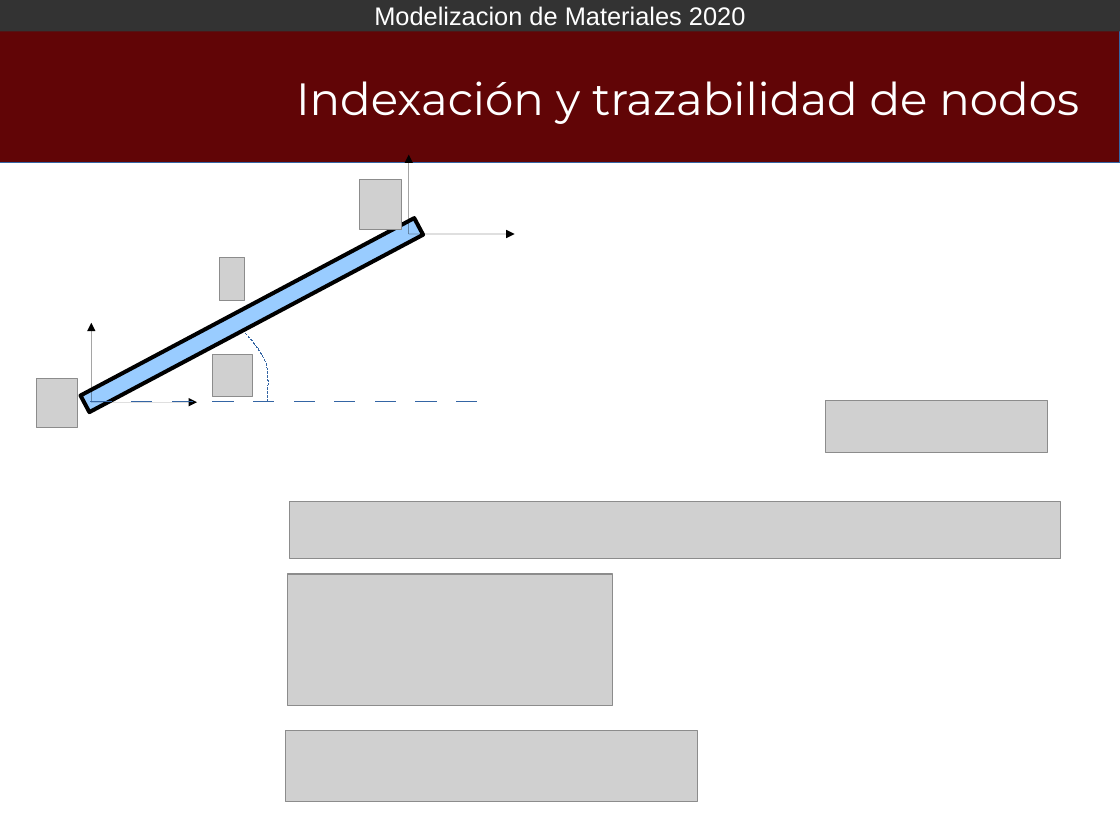
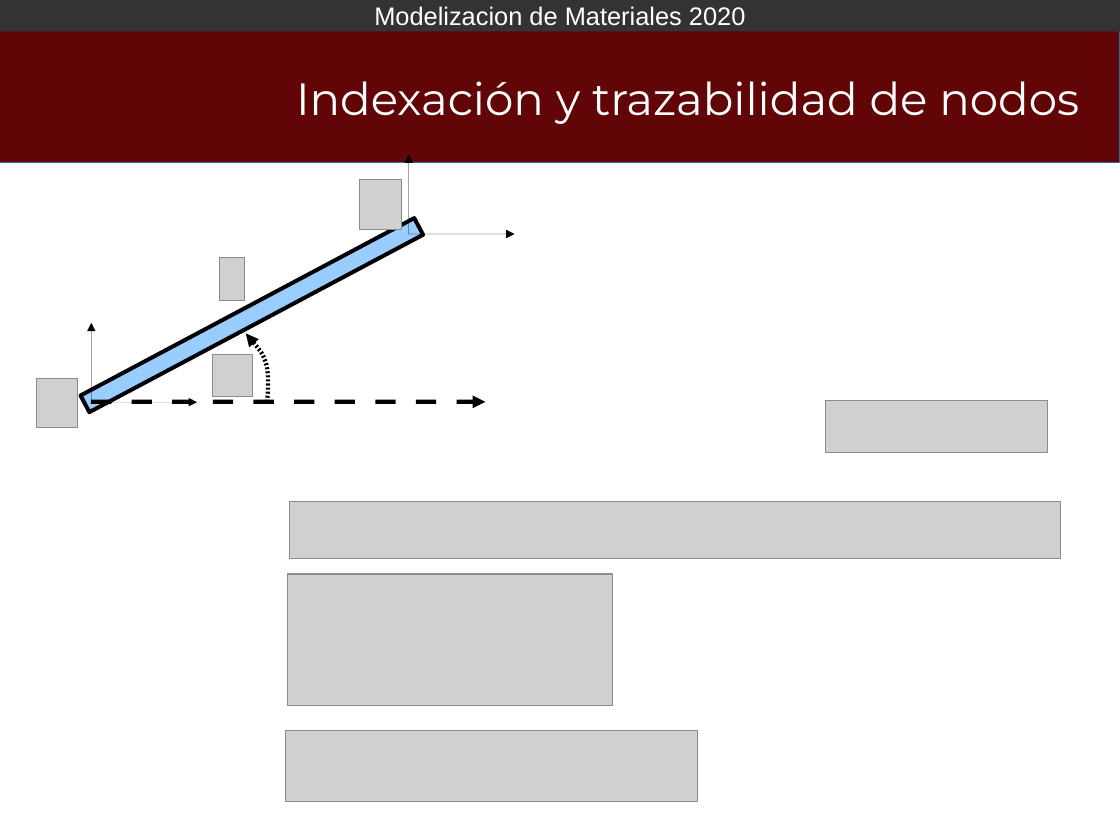
Before and after one commit to Modelizacion-de-Materiales/ModelizacionApuntesPresentaciones, a slide deck: slide 8 of 004-MEF02/Libreoffice/MEF02_2020.odp. Drawn at 1120x840 pixels with LibreOffice and Linux fonts; fonts in the diff are those of the drawing; grey boxes stand for pictures; background and template pictures are left out. Boxes give left, top, right and bottom in pixels: in the first picture for what was removed or moved away, otherwise in the second. Text is boxed around its words. In the diff, an @@ line names an element or a change of style, - is before the commit and + after.

```diff
--- a/004-MEF02/Libreoffice/MEF02_2020.odp
+++ b/004-MEF02/Libreoffice/MEF02_2020.odp
@@ freeform shape at <box>246,333,268,401</box>: outline #3465A4 0 pt to #000000 3 pt @@
@@ line (91, 401) - (486, 401): line to arrow; stroke #3465A4 0 pt to #000000 3 pt @@
```
Also in this commit, not shown: 8 other slides changed, 6 slides added.
